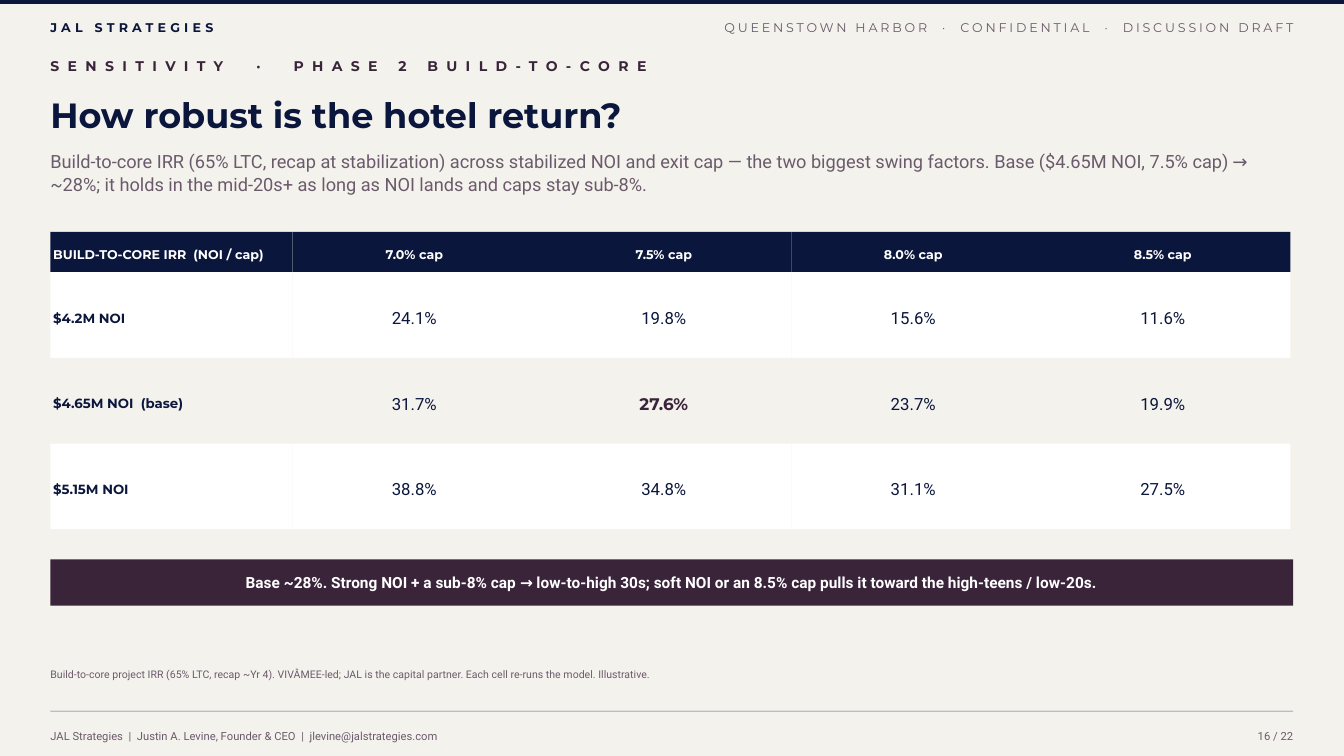
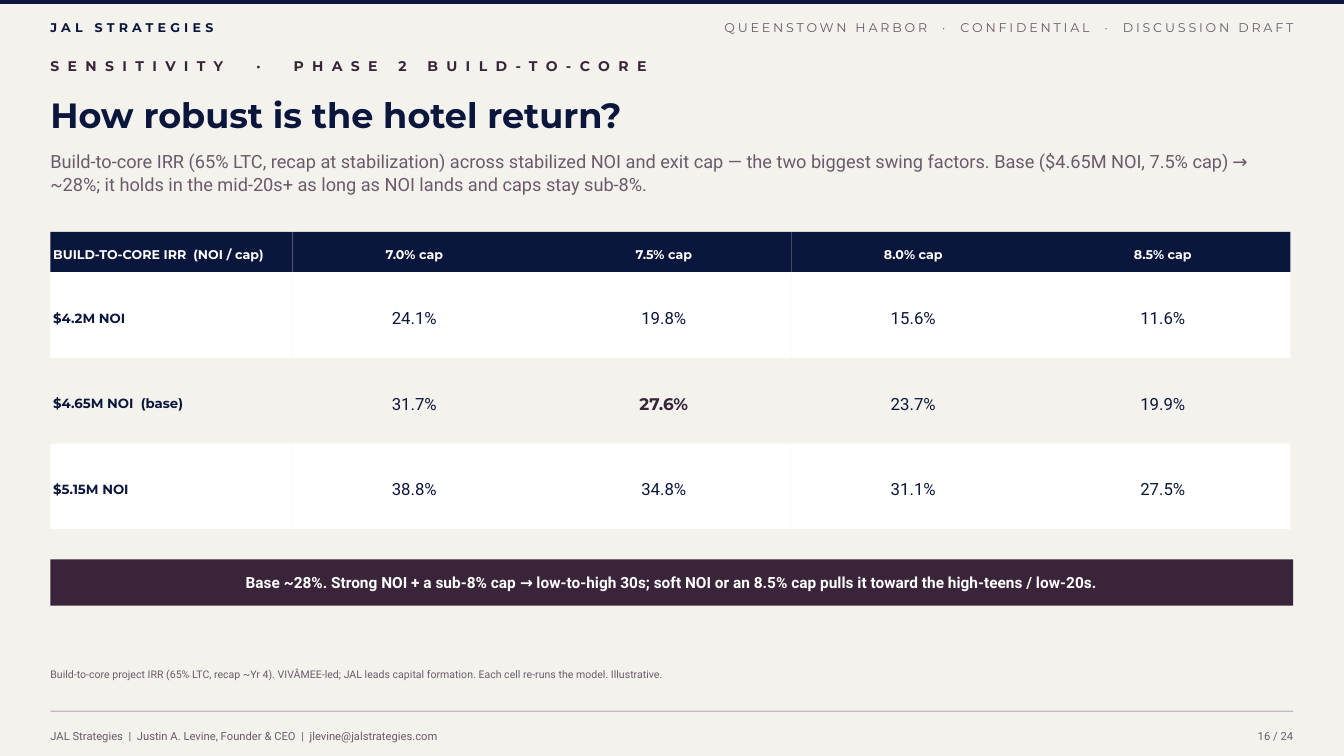
Before and after one commit to jlevine711/Apex, a slide deck: slide 16 of JAL_Queenstown_Harbor_Proposal.pptx. Drawn at 1344x756 pixels with LibreOffice and Linux fonts; fonts in the diff are those of the drawing. Boxes give left, top, right and bottom in pixels: in the first picture for what was removed or moved away, otherwise in the second. Text is boxed around its words. In the diff, an @@ line names an element or a change of style, - is before the commit and + after.

```diff
--- a/JAL_Queenstown_Harbor_Proposal.pptx
+++ b/JAL_Queenstown_Harbor_Proposal.pptx
@@ text at (50,669,662,680): text changed @@
-Build-to-core project IRR (65% LTC, recap ~Yr 4). VIVÂMEE-led; JAL is the capital partner. Each cell re-runs the model. Illustrative.
+Build-to-core project IRR (65% LTC, recap ~Yr 4). VIVÂMEE-led; JAL leads capital formation. Each cell re-runs the model. Illustrative.
@@ text at (1258,732,1294,740): text changed @@
-16 / 22
+16 / 24
```
Also in this commit, not shown: 20 other slides changed, 2 slides added, 4 other files.
